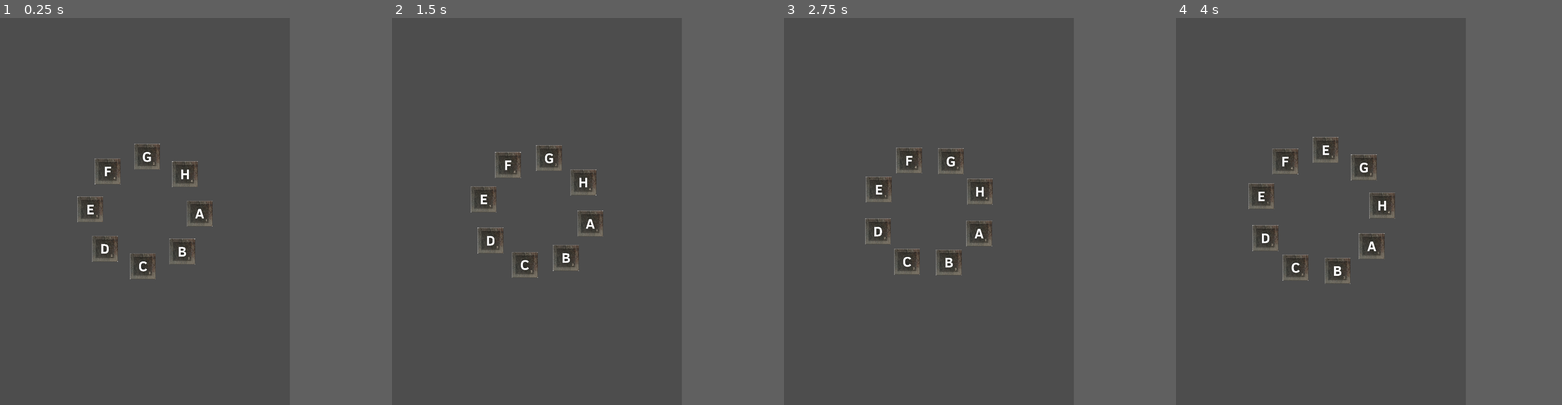
Above: before the commit, frames 1-4 (left to right).
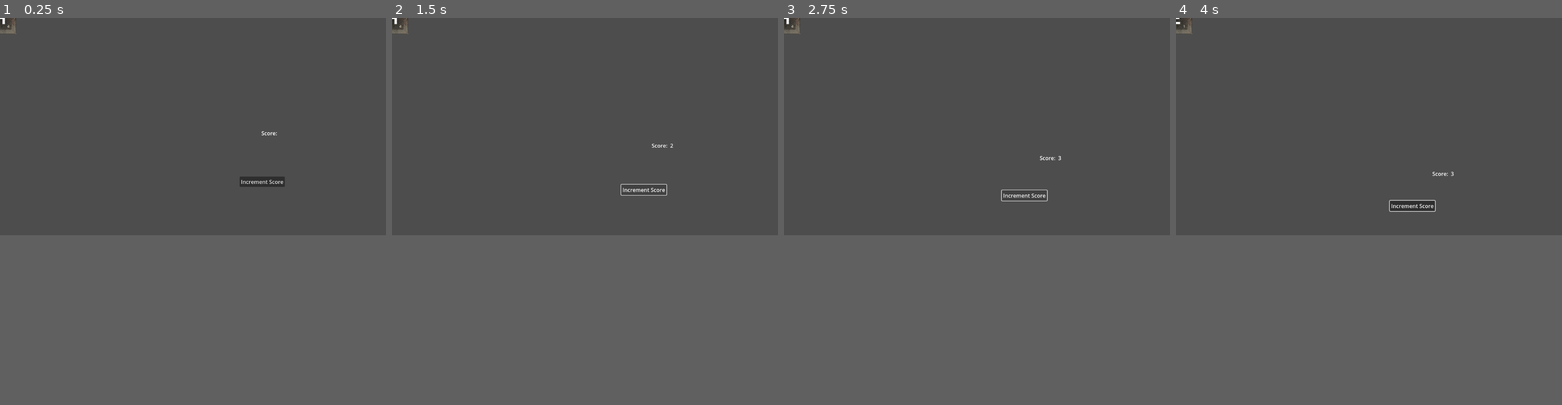
Above: after the commit, the same moments.

Repository: fourbytes/LD55
Game: Godot game, scene res://Main.tscn
The game is run twice, just before and just after one commit, with the same random seed, the same clock (stepped at 60 frames per second) and the same inputs.
Inputs (mouse positions are in pixels of both pictures, inside the frame that each line leads up to):
- Up to frame 1 (0.25 s): no input
- Up to frame 2 (1.5 s): click (588, 312) at 0.5 s, where only the run after the commit has a clickable "Increment Score"; click (581, 319) at 1.25 s, where only the run after the commit has a clickable "Increment Score"
- Up to frame 3 (2.75 s): click (969, 327) at 2 s, where only the run after the commit has a clickable "Increment Score"
- Up to frame 4 (4 s): move the mouse to (1384, 192) at 2.77 s; click (1384, 192) at 2.92 s; move the mouse to (1264, 230) at 3.52 s; click (1264, 230) at 3.67 s
In our replay, the window is 600x800 before the commit and 799x449 after it. These sizes can differ from the game's own. Grey fills any space a smaller window leaves; there, only what the larger window draws over its background counts as a difference.

The runs differ from the first frame. In frame 1, 2.3% of the frame differs, in the area x 0-74%, y 0-68%; in frame 2, 2.1%; in frame 3, 2.1%; in frame 4, 2.6%, in the area x 0-72%, y 0-69%.
Error after the commit: Invalid call. Nonexistent function 'set_position' in base 'Timer'. (res://LetterCircle.gd:89)

Commit message:
add scoreboard

Diff:
--- /dev/null
+++ b/Button.gd
@@ -0,0 +1,10 @@
+extends Button
+
+
+# Called when the node enters the scene tree for the first time.
+func _ready():
+	self.pressed.connect(_on_press)
+
+func _on_press():
+	var store = get_node('../Store')
+	store.increment_score()
--- a/Main.tscn
+++ b/Main.tscn
@@ -1,6 +1,22 @@
-[gd_scene load_steps=2 format=3 uid="uid://dkjspblca3vrj"]
+[gd_scene load_steps=5 format=3 uid="uid://be2w48r32nf07"]
 
 [ext_resource type="Script" path="res://LetterCircle.gd" id="1_dlm2v"]
+[ext_resource type="Script" path="res://store.gd" id="2_xpaxr"]
+[ext_resource type="PackedScene" uid="uid://67bm50bjl32y" path="res://scoreboard/scoreboard.tscn" id="3_fayng"]
+[ext_resource type="Script" path="res://Button.gd" id="4_wcpmv"]
 
-[node name="LetterCircleNode" type="Node2D"]
+[node name="Node2D" type="Node2D"]
 script = ExtResource("1_dlm2v")
+
+[node name="Store" type="Node" parent="."]
+script = ExtResource("2_xpaxr")
+
+[node name="Control" parent="." instance=ExtResource("3_fayng")]
+
+[node name="Button" type="Button" parent="."]
+offset_left = 176.0
+offset_top = 8.0
+offset_right = 311.0
+offset_bottom = 39.0
+text = "Increment Score"
+script = ExtResource("4_wcpmv")
--- a/project.godot
+++ b/project.godot
@@ -15,12 +15,6 @@
 config/features=PackedStringArray("4.2", "Mobile")
 config/icon="res://icon.svg"
 
-[display]
-
-window/size/viewport_width=1080
-window/size/viewport_height=1440
-window/size/resizable=false
-
 [rendering]
 
 renderer/rendering_method="mobile"
--- /dev/null
+++ b/scoreboard/Label.gd
@@ -0,0 +1,12 @@
+extends Label
+
+const score_prefix = "Score: "
+
+# Called when the node enters the scene tree for the first time.
+func _ready():
+	self.set_text(score_prefix)
+	var store = get_node('../../Store')
+	store.score_changed.connect(_on_score_changed)
+
+func _on_score_changed(score: int):
+	self.set_text("%s %s" % [score_prefix, str(score)])
--- /dev/null
+++ b/scoreboard/scoreboard.tscn
@@ -0,0 +1,17 @@
+[gd_scene load_steps=2 format=3 uid="uid://67bm50bjl32y"]
+
+[ext_resource type="Script" path="res://scoreboard/Label.gd" id="1_o7ot8"]
+
+[node name="Control" type="Control"]
+layout_mode = 3
+anchors_preset = 15
+anchor_right = 1.0
+anchor_bottom = 1.0
+grow_horizontal = 2
+grow_vertical = 2
+
+[node name="Label" type="Label" parent="."]
+layout_mode = 0
+offset_right = 40.0
+offset_bottom = 23.0
+script = ExtResource("1_o7ot8")
--- /dev/null
+++ b/store.gd
@@ -0,0 +1,9 @@
+extends Node
+
+var score = 0
+
+signal score_changed(new_value)
+
+func increment_score():
+	score += 1
+	score_changed.emit(score)
